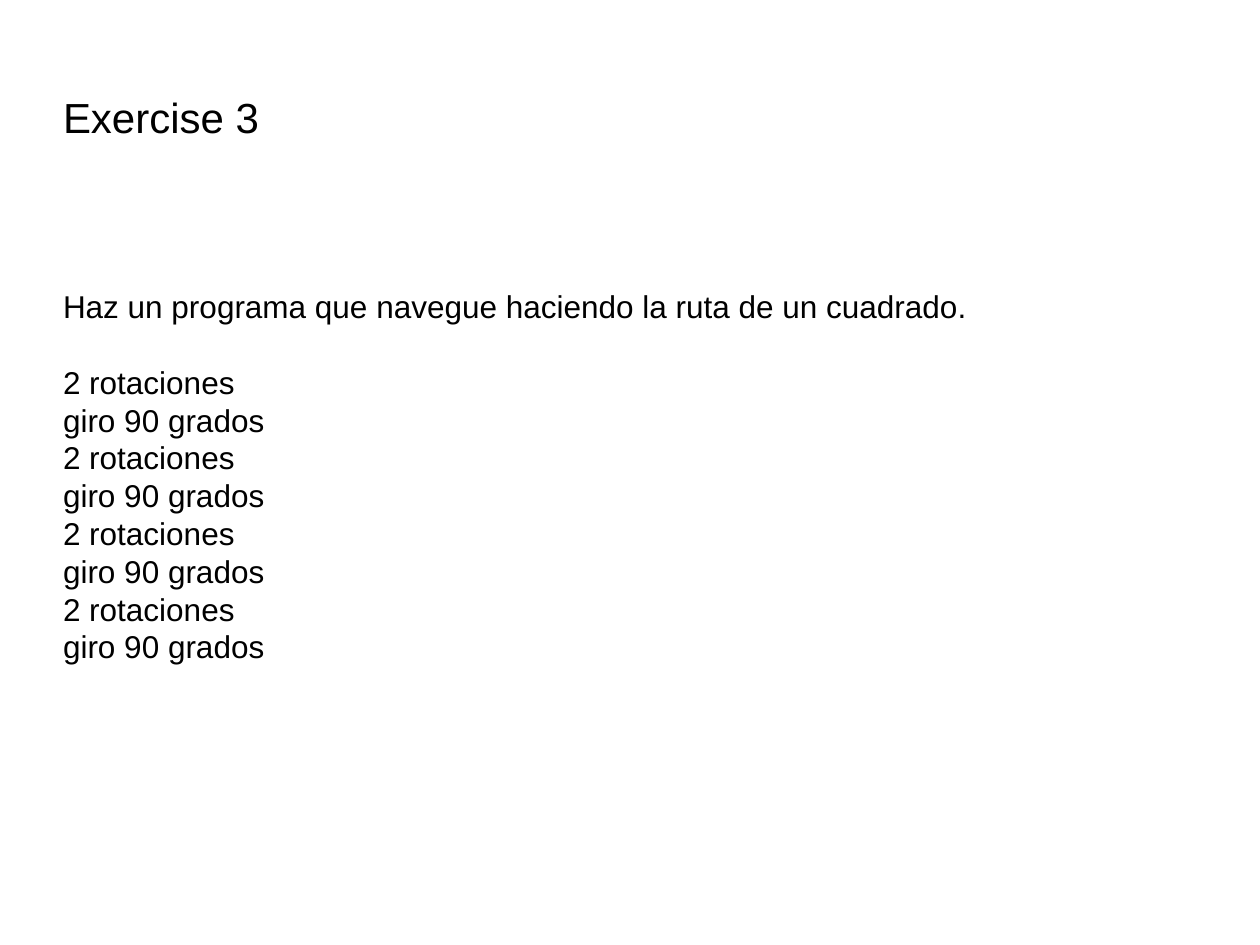
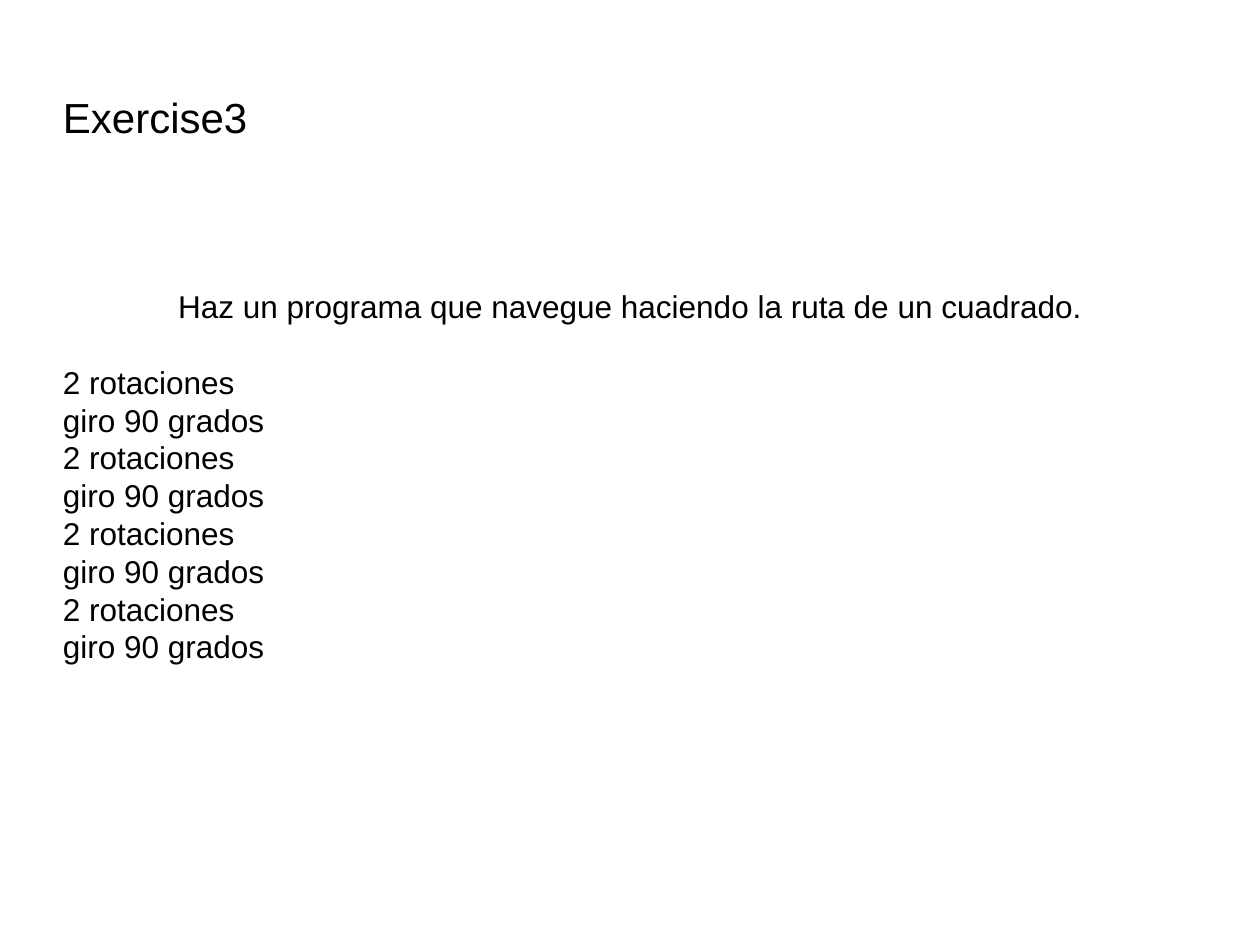
Before and after one commit to ilovenetruinos/ILN, a slide deck: slide 5 of 2016/ILN001MAD/2_FLL/docs/november/20151103_Exercises.pptx. Drawn at 1260x945 pixels with LibreOffice and Linux fonts; fonts in the diff are those of the drawing. Boxes give left, top, right and bottom in pixels: in the first picture for what was removed or moved away, otherwise in the second. Text is boxed around its words. In the diff, an @@ line names an element or a change of style, - is before the commit and + after.

```diff
--- a/2016/ILN001MAD/2_FLL/docs/november/20151103_Exercises.pptx
+++ b/2016/ILN001MAD/2_FLL/docs/november/20151103_Exercises.pptx
@@ text at <box>63,102,247,134</box>: spaces changed @@
-Exercise 3
+Exercise3
@@ text "Haz un programa que navegue ..." at <box>63,295,1081,664</box>: alignment left to centre; list level 3 to 1 in "2 rotaciones"; list level 3 to 1 in "giro 90 grados" @@
```
Also in this commit, not shown: 4 other slides changed, 1 other file.
